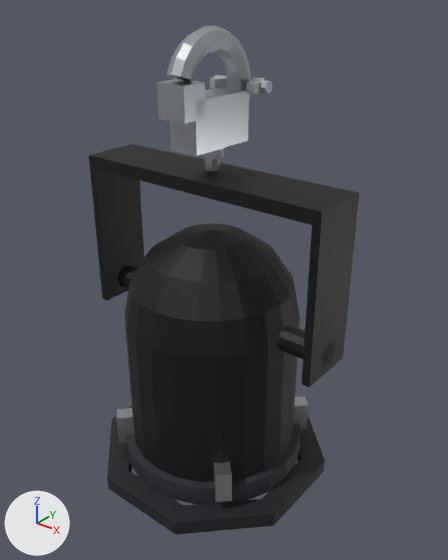
One commit to the glTF model assets/models/lamps/par-56-black.glb: the scene before it, then after it.
Before and after are seen from a 50 mm camera at (0.363, -0.434, 0.122) aimed at (0.011, 0.006, -0.15). Arrows for +X, +Y and +Z are at lower left; the lights stay in place. The first picture is the older version. Where no turn or scale is listed for an object, it has been applied to the vertices. Vertices at exactly the same position are counted once.

Objects in the first picture: 'colour-frame-runner', 'hanging-frame', 'lens-ring', 'par-can', 'spring-clips', 'truss-coupler', 'truss-coupler-bolt'.
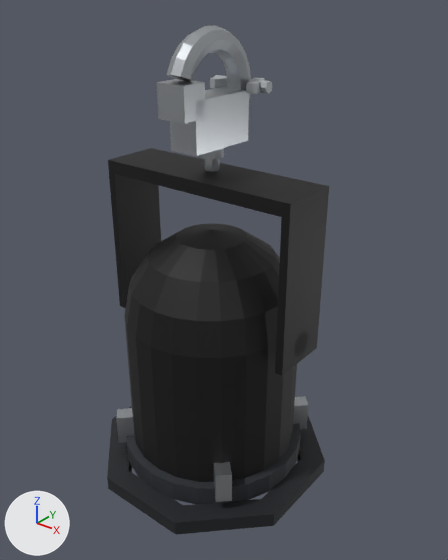
Diff of the bpy script that builds the scene:
```diff
--- a/assets/models/lamps/par-56-black.glb.py
+++ b/assets/models/lamps/par-56-black.glb.py
@@ me_hanging_frame @@
 # used by ob_hanging_frame; location = (0.0, 0.0, 0.0)
-me_hanging_frame.from_pydata(...)  # 72 vertices, 132 faces; spans x -0.137..0.137, y -0.031..0.031, z -0.205..-0.04
+me_hanging_frame.from_pydata(...)  # 72 vertices, 132 faces; spans x -0.108..0.108, y -0.031..0.031, z -0.205..-0.04
+# me_hanging_frame part 1: the loose piece of 20 vertices spanning x -0.137..0.137, y -0.031..0.031, z -0.205..-0.04 is scaled about its middle by (0.784, 1, 1)
+# me_hanging_frame part 2: all 13 vertices in x -0.137, y -0.013..0.013, z -0.198..-0.172 are moved by (0.029, 0.0, 0.0)
+# me_hanging_frame part 3: all 13 vertices in x 0.137, y -0.013..0.013, z -0.198..-0.172 are moved by (-0.029, 0.0, 0.0)
 me_hanging_frame.materials.append(mat_paint_1a1a1c)
```

What differs and where, as boxes [x1, y1, x2, y2] in the pictures (448 x 560 px; the box of a moved part takes in the faces that stretch with it):
'hanging-frame', reshaped (18% narrower, 6% shorter)
    before: [89, 144, 359, 387]
    after: [108, 148, 329, 376]
part 1 of me_hanging_frame, moved or reshaped
    before: [89, 144, 359, 387]
    after: [108, 148, 329, 376]
part 2 of me_hanging_frame, moved or reshaped (not visible afterwards)
    before: [118, 265, 137, 289]
part 3 of me_hanging_frame, moved or reshaped
    before: [277, 325, 335, 368]
    after: [294, 331, 309, 357]
